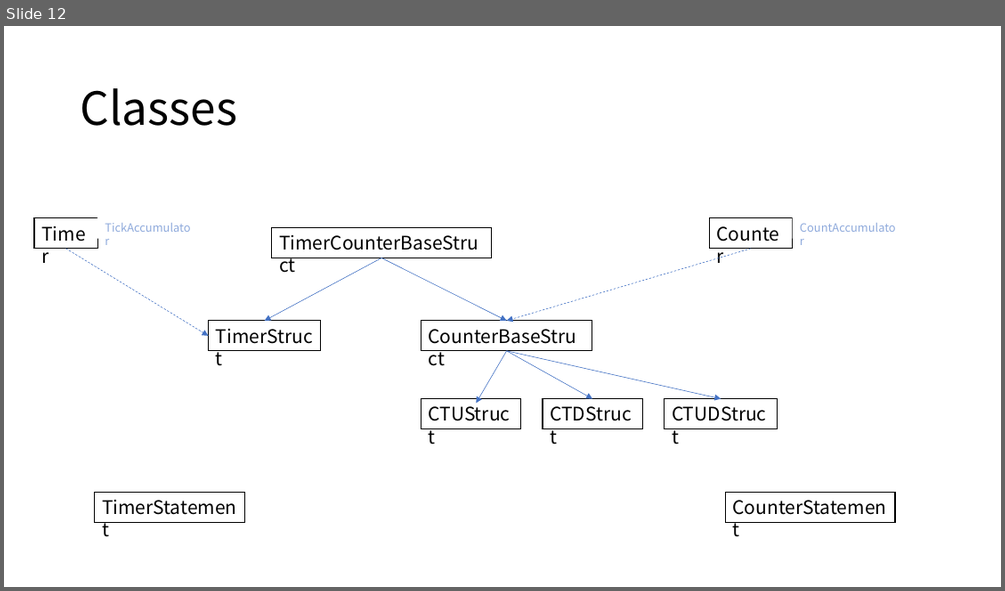
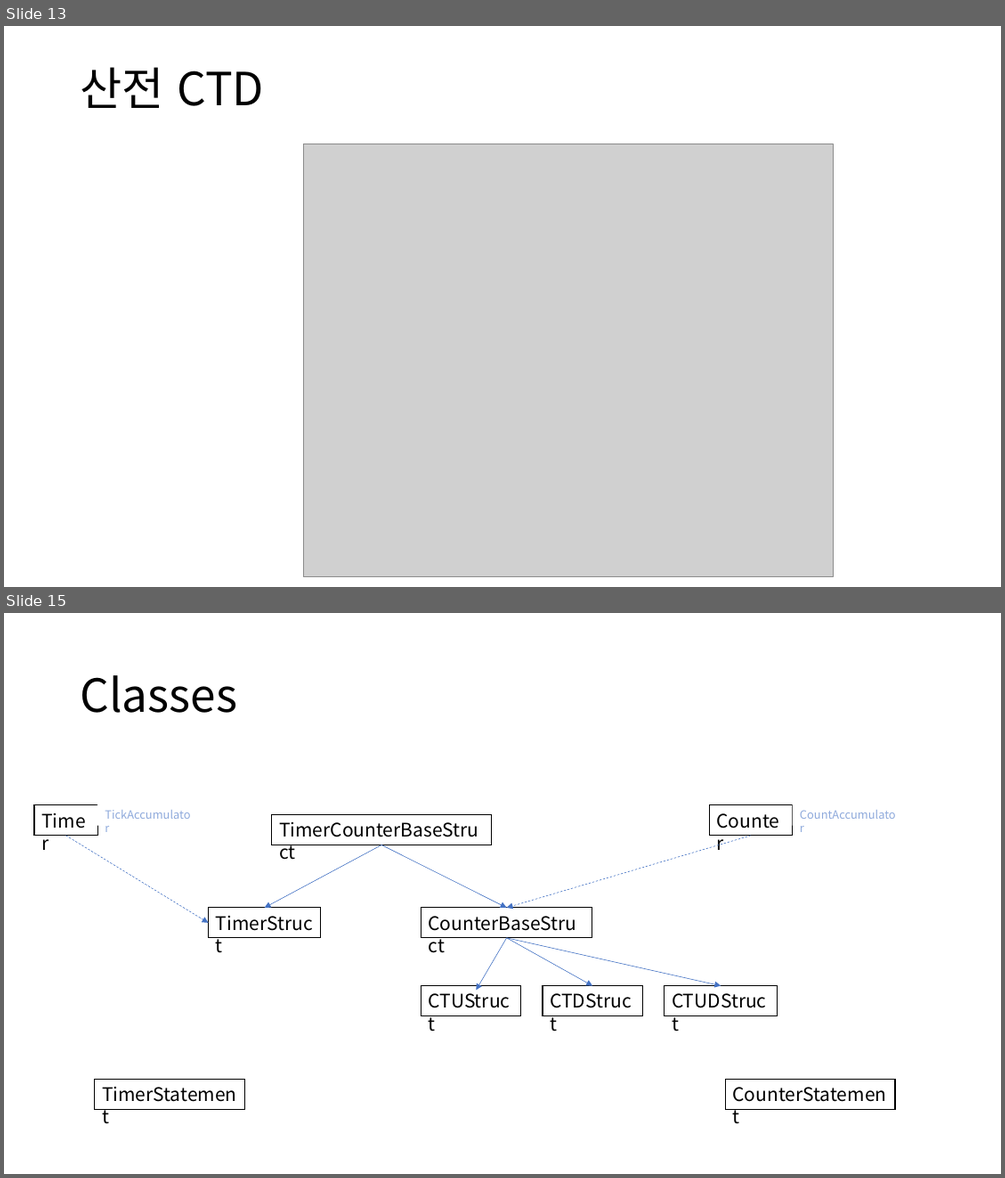
Before and after one commit to DualsoftDev/ds, a slide deck: DsDotNet/src/Engine/Engine.Core/Timer.pptx. Shown one above the other, each under a label of ours: slide 12 before the commit, slides 13 and 15 after it; the slides between them are not shown. The pictures are 1005x591 and 1005x1178 pixels, drawn with LibreOffice and Linux fonts; fonts in the diff are those of the drawing; grey boxes stand for pictures. Boxes give left, top, right and bottom in pixels: in the first picture for what was removed or moved away, otherwise in the second. Text is boxed around its words. In the diff, an @@ line names an element or a change of style, - is before the commit and + after.

```diff
--- a/DsDotNet/src/Engine/Engine.Core/Timer.pptx
+++ b/DsDotNet/src/Engine/Engine.Core/Timer.pptx
@@ slide 13 added at [4,26,1001,587], background #FFFFFF @@
@@ title added at [80,67,264,108], 44 pt, text #000000 @@
+산전 CTD
@@ picture added at [303,143,833,576] @@
@@ what was slide 12 is now slide 15 @@
```
Also in this commit, not shown: 1 slide changed, 4 other slides added, 7 other files.
